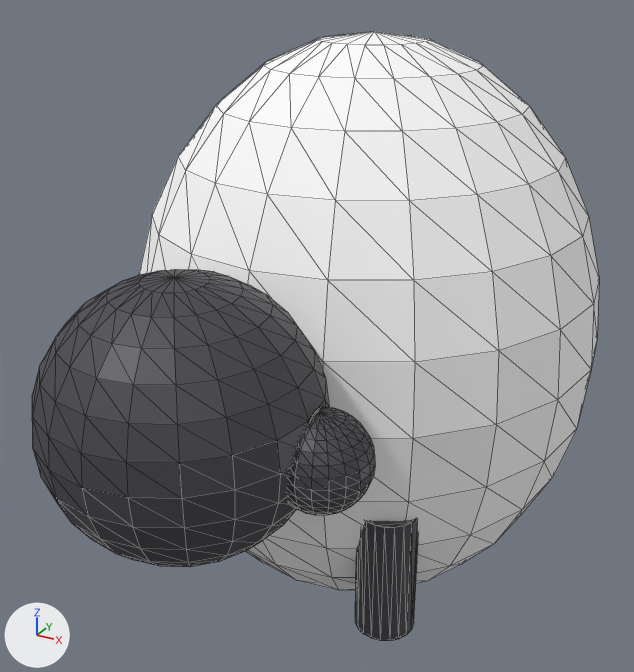
Two versions of the glTF model public/models/sheep.glb, one commit apart.
Both versions are drawn from a camera (50 mm lens) standing at (1.34, -2.72, 2.06) and looking at (-0.05, -0.21, 0.8). The axes (+X, +Y, +Z) are drawn at lower left. The lights are the same throughout. The first picture is the older version. Mesh edges are drawn as thin lines. Where no turn or scale is listed for an object, it has been applied to the vertices. Vertices at exactly the same position are counted once.

The older version as bpy lines, for what is in view:
```python
me_cylinder_055 = bpy.data.meshes.new('Cylinder.055')
me_cylinder_055.from_pydata(...)  # a 20-sided cylinder along z spanning x -0.1..0.1, y -0.1..0.1, z -0.225..0.225
me_cylinder_055.materials.append(mat_black)  # dark grey #45454b
me_sphere_164 = bpy.data.meshes.new('Sphere.164')
me_sphere_164.from_pydata(...)  # a UV sphere (20 segments, 14 rings, poles along z) spanning x -0.85..0.85, y -0.85..0.85, z -0.85..0.85
me_sphere_164.materials.append(mat_white)  # white #ffffff
me_sphere_166 = bpy.data.meshes.new('Sphere.166')
me_sphere_166.from_pydata(...)  # a UV sphere (20 segments, 14 rings, poles along z) spanning x -0.4..0.4, y -0.4..0.4, z -0.4..0.4
me_sphere_166.materials.append(mat_black)  # dark grey #45454b
me_sphere_168 = bpy.data.meshes.new('Sphere.168')
me_sphere_168.from_pydata(...)  # a UV sphere (20 segments, 14 rings, poles along z) spanning x -0.14..0.14, y -0.14..0.14, z -0.14..0.14
me_sphere_168.materials.append(mat_black)  # dark grey #45454b
ob_spearr = bpy.data.objects.new('SpEarR', me_sphere_168)
ob_spearr.location = (0.4, -1.0, 0.85)
ob_sphead = bpy.data.objects.new('SpHead', me_sphere_166)
ob_sphead.location = (0.0, -1.05, 0.9)
ob_splegfr = bpy.data.objects.new('SpLegFR', me_cylinder_055)
ob_splegfr.location = (0.4, -0.55, 0.2)
ob_spwool = bpy.data.objects.new('SpWool', me_sphere_164)
ob_spwool.parent = ob_sheep
ob_spwool.location = (0.0, 0.1, 0.75)
ob_spwool.scale = (1.0, 1.05, 1.25)
```
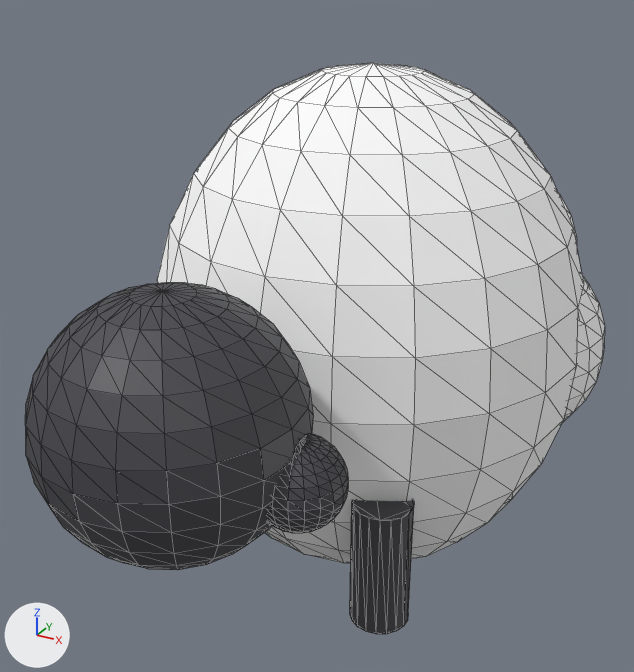
Boxes [x1, y1, x2, y2] around the edits, measured in the pictures (634 x 672 px):
```json
{"object": "SpWool", "change": "reshaped, rescaled", "before": [139, 31, 599, 590], "after": [157, 63, 583, 563], "on screen": "7% narrower, 11% shorter"}
{"object": "SpHead", "change": "reshaped, moved", "before": [32, 269, 329, 567], "after": [25, 282, 313, 570]}
{"object": "SpEarR", "change": "moved", "before": [288, 406, 375, 515], "after": [268, 433, 348, 533]}
{"object": "SpLegFR", "change": "reshaped, moved", "before": [355, 519, 418, 641], "after": [350, 500, 414, 634]}
{"object": "SpWoolBump", "change": "added", "after": [562, 275, 605, 423]}
{"object": "SpWoolBump.003", "change": "added", "after": [558, 193, 577, 246], "on screen": "mostly hidden"}
```

Edits to the scene script, one JSON object a line:
```json
{"block": "me_sphere_166", "where": "# used by ob_sphead; location = (0.0, -1.05, 0.9)"}
{"op": "remove", "block": "me_sphere_166", "code": "me_sphere_166.from_pydata(...)  # 262 vertices, 520 faces; spans x -0.4..0.4, y -0.4..0.4, z -0.4..0.4"}
{"op": "add", "block": "me_sphere_166", "code": "me_sphere_166.from_pydata(...)  # 262 vertices, 520 faces; spans x -0.38..0.38, y -0.38..0.38, z -0.38..0.38"}
{"block": "me_sphere_166", "change": "me_sphere_166 part 1: 262 vertices removed from x -0.4..0.4, y -0.4..0.4, z -0.4..0.4; 262 vertices added at x -0.38..0.38, y -0.38..0.38, z -0.38..0.38, forming a UV sphere (20 segments, 14 rings, poles along z)"}
{"block": "me_cylinder_055", "where": "# used by ob_splegfr; location = (0.4, -0.55, 0.2)"}
{"op": "remove", "block": "me_cylinder_055", "code": "me_cylinder_055.from_pydata(...)  # 40 vertices, 76 faces; spans x -0.1..0.1, y -0.1..0.1, z -0.225..0.225"}
{"op": "add", "block": "me_cylinder_055", "code": "me_cylinder_055.from_pydata(...)  # 36 vertices, 68 faces; spans x -0.098..0.098, y -0.1..0.1, z -0.225..0.225"}
{"block": "me_cylinder_055", "change": "me_cylinder_055 part 2"}
{"block": "me_cylinder_055", "change": "36 vertices are removed from x -0.1..0.1, y -0.095..0.095, z -0.225..0.225"}
{"block": "me_cylinder_055", "change": "76 faces are deleted"}
{"block": "me_cylinder_055", "change": "16 vertices are added at x -0.098..0.098, y -0.094..0.094, z -0.225"}
{"block": "me_cylinder_055", "change": "16 new vertices lie (0.0, 0.0, 0.45) away from vertices in x -0.098..0.098, y -0.094..0.094, z -0.225"}
{"block": "me_cylinder_055", "change": "68 new faces join them"}
{"block": "me_sphere_164", "where": "# used by ob_spwool; parent = ob_sheep; location = (0.0, 0.1, 0.75); scale = (1.0, 1.05, 1.25)"}
{"op": "remove", "block": "me_sphere_164", "code": "me_sphere_164.from_pydata(...)  # 262 vertices, 520 faces; spans x -0.85..0.85, y -0.85..0.85, z -0.85..0.85"}
{"op": "add", "block": "me_sphere_164", "code": "me_sphere_164.from_pydata(...)  # 262 vertices, 520 faces; spans x -0.8..0.8, y -0.8..0.8, z -0.8..0.8"}
{"block": "me_sphere_164", "change": "me_sphere_164 part 3: 262 vertices removed from x -0.85..0.85, y -0.85..0.85, z -0.85..0.85; 262 vertices added at x -0.8..0.8, y -0.8..0.8, z -0.8..0.8, forming a UV sphere (20 segments, 14 rings, poles along z)"}
{"op": "add", "block": "me_sphere_263", "code": ["me_sphere_263 = bpy.data.meshes.new('Sphere.263')", "me_sphere_263.from_pydata(...)  # a UV sphere (20 segments, 14 rings, poles along z) spanning x -0.4..0.4, y -0.4..0.4, z -0.4..0.4", "me_sphere_263.materials.append(mat_white)  # white #ffffff"]}
{"op": "set", "path": "ob_spearr.location", "old": "(0.4, -1.0, 0.85)", "new": "(0.36, -1.05, 0.8)"}
{"op": "set", "path": "ob_sphead.location", "old": "(0.0, -1.05, 0.9)", "new": "(0.0, -1.1, 0.9)"}
{"op": "set", "path": "ob_splegfr.location", "old": "(0.4, -0.55, 0.2)", "new": "(0.38, -0.55, 0.22)"}
{"op": "set", "path": "ob_spwool.scale", "old": "(1.0, 1.05, 1.25)", "new": "(1.0, 1.0, 1.2)"}
{"op": "add", "block": "ob_spwoolbump_003", "code": ["ob_spwoolbump_003 = bpy.data.objects.new('SpWoolBump.003', me_sphere_263)", "ob_spwoolbump_003.location = (0.3, 0.35, 1.0)"]}
{"op": "add", "block": "ob_spwoolbump", "code": ["ob_spwoolbump = bpy.data.objects.new('SpWoolBump', me_sphere_263.copy())", "ob_spwoolbump.location = (0.45, 0.3, 0.7)"]}
```
